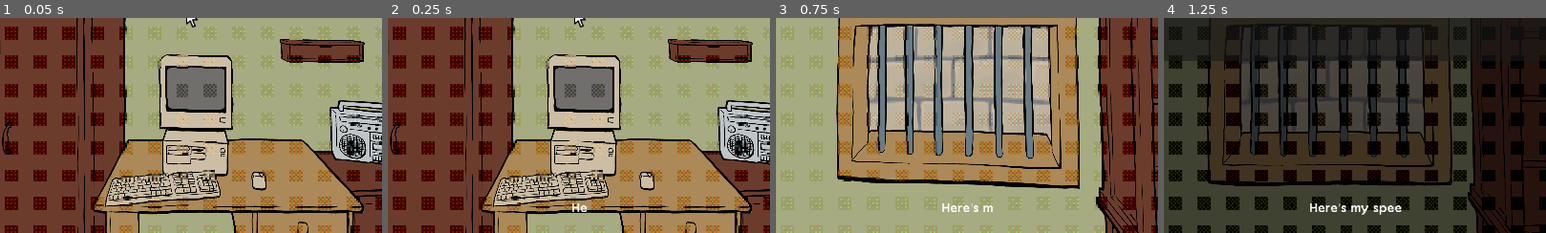
Above: before the commit, frames 1-4 (left to right).
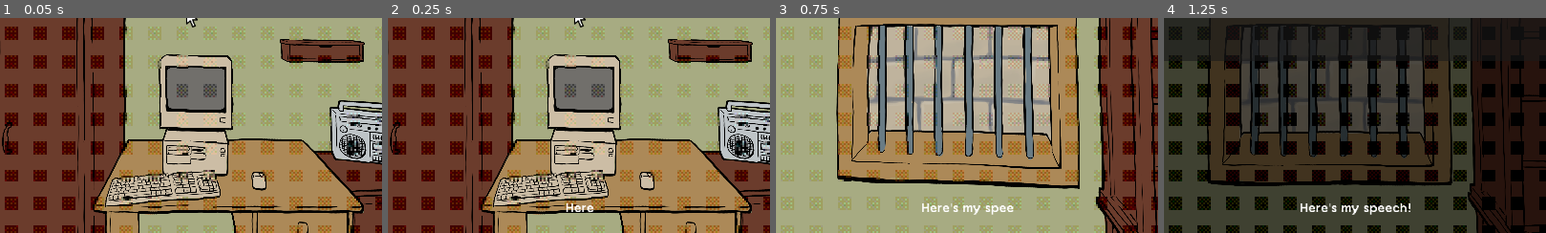
Above: after the commit, the same moments.

Repository: K0MaR1K/GWJ77
Game: Godot game, scene res://room/room_scene.tscn
Two runs of this game, one before a commit and one after it. Both use one fixed random seed, a clock stepped at 60 frames per second and the inputs below.
Inputs (mouse positions are % of the whole screen's width and height, from its top left):
- Up to frame 1 (0.05 s): no input
- Up to frame 2 (0.25 s): no input
- Up to frame 3 (0.75 s): tap Enter (ui_accept) at 0.5 s; move the mouse to (72, 45) at 0.52 s; hold D (right) from 0.53 s (still down); hold Right mouse button (back) from 0.53 s (still down)
- Up to frame 4 (1.25 s): keep holding D (right); keep holding Right mouse button (back); tap Enter (ui_accept) at 0.77, 1.07 s; click (72, 45) at 0.8 s
The pictures show only the part of the screen within x 25-75%, y 50-100%; the shares and areas given below are measured in that part.

Frame 1 is identical in both runs. In frame 2, 0.2% of the frame differs, in the area x 46-54%, y 86-91%; in frame 3, 0.5%; in frame 4, 0.7%, in the area x 35-65%, y 86-92%.

Commit message:
add inventory item interaction

Diff:
--- a/arcade_game/arcade_scene.gd
+++ b/arcade_game/arcade_scene.gd
@@ -9,7 +9,8 @@
 
 func _ready() -> void:
 	if PhaseManager.is_game_phase():
-		change_tileset()
+		pass
+		#change_tileset()
 
 	if Global.player_spawn_position == $Level1.global_position:
 		set_enemy_count.call_deferred($EnemyHolder.enemy_count)
@@ -26,11 +27,6 @@
 	else:
 		TILESET.set_source_id(tileset, 0)
 		current_tileset = tileset
-
-func _input(event: InputEvent) -> void:
-	if event.is_action_pressed("ui_accept"):
-		return
-		change_tileset()
 
 func set_enemy_count(enemy_count: int):
 	%EnemiesLeft.text = "enemies left: " + str(enemy_count)
--- a/arcade_game/characters/character.gd
+++ b/arcade_game/characters/character.gd
@@ -21,12 +21,13 @@
 	$Torso.hide()
 	$DeathSprite.show()
 
-	for i in range(3):
-		var sprite := Sprite2D.new()
-		get_node("/root/MainScene/SubViewport/ArcadeScene").add_child(sprite)
-		sprite.texture = BLOOD_SPATTER
-		sprite.z_index = i % 2
-		sprite.global_position = global_position + knockback * randf_range(8, 16) + knockback.rotated(PI/2) * randf_range(-5, 5)
+	if PhaseManager.human_enemy:
+		for i in range(3):
+			var sprite := Sprite2D.new()
+			get_node("/root/MainScene/SubViewport/ArcadeScene").add_child(sprite)
+			sprite.texture = BLOOD_SPATTER
+			sprite.z_index = i % 2
+			sprite.global_position = global_position + knockback * randf_range(8, 16) + knockback.rotated(PI/2) * randf_range(-5, 5)
 
 	dead = true
 	set_process(false)
--- a/globals/global.gd
+++ b/globals/global.gd
@@ -6,6 +6,8 @@
 var player_spawn_position: Vector2 = level1_spawn_position
 
 @onready var inventory: ItemList = $CanvasLayer/Inventory
+
+var _requested_item: Request = null
 
 func reset_spawn_position():
 	player_spawn_position = level1_spawn_position
@@ -19,8 +21,17 @@
 	inventory.add_item(item.name, item.picture)
 
 
+func request_item(item: Item, node: Node):
+	_requested_item = Request.new(item, node)
+	show_inventory()
+
 func show_inventory():
 	inventory.show()
+
+func hide_inventory():
+	_requested_item = null
+	inventory.hide()
+
 
 func _input(event: InputEvent) -> void:
 	if PhaseManager.is_room_phase():
@@ -28,4 +39,24 @@
 			show_inventory()
 
 		if event.is_action_pressed("back"):
-			inventory.hide()
+			hide_inventory()
+
+func _on_inventory_item_selected(index: int) -> void:
+	if not _requested_item:
+		pass
+	elif inventory.get_item_text(index) == _requested_item.item.name:
+		if _requested_item.node.has_method("send_item"):
+			_requested_item.node.send_item(_requested_item.item)
+	else:
+		print("Can't use this item here")
+
+	hide_inventory()
+
+
+class Request:
+	var item: Item
+	var node: Node
+
+	func _init(i: Item, n: Node) -> void:
+		item = i
+		node = n
--- a/globals/global.tscn
+++ b/globals/global.tscn
@@ -29,3 +29,5 @@
 fixed_icon_size = Vector2i(100, 100)
 item_0/text = "Description"
 item_0/icon = ExtResource("2_ou674")
+
+[connection signal="item_selected" from="CanvasLayer/Inventory" to="." method="_on_inventory_item_selected"]
--- a/globals/global_speech.gd
+++ b/globals/global_speech.gd
@@ -1,20 +1,40 @@
 extends CanvasLayer
 
+var useless_item_dialogue := ["I can't use this here.", "No.", "..."]
+var mother_calling_dialogue := ["Mother is calling me.", "I should answer the door.", ""]
+var visible_characters := 0
+var spoken : String
+
+
 @onready var dialogue: RichTextLabel = $Dialogue
-var visible_characters := 0
+
 
 func _input(event: InputEvent) -> void:
 	if event.is_action_pressed("restart"):
-		speak("AAAAAMOGUNS")
+		mother_speak("AAAAAMOGUNS")
 
 func _process(_delta: float) -> void:
 	if visible_characters != dialogue.visible_characters:
 		visible_characters = dialogue.visible_characters
 		$AudioStreamPlayer.play()
 
-	if Engine.get_process_frames() % 5 == 0:
+	if Engine.get_process_frames() % 3 == 0:
 		dialogue.visible_characters += 1
 
-func speak(text: String):
+func speak(text: String, force: bool = false):
+	if spoken != text or force:
+		dialogue.modulate = Color.WHITE
+		dialogue.text = "[center]" + text
+		dialogue.visible_characters = 0
+		spoken = text
+
+func mother_speak(text: String):
+	dialogue.modulate = Color.ORANGE_RED
 	dialogue.text = "[center]" + text
 	dialogue.visible_characters = 0
+
+func mother_at_door():
+	speak(mother_calling_dialogue.pick_random())
+
+func useless_item():
+	speak(useless_item_dialogue.pick_random())
--- a/globals/phase_manager.gd
+++ b/globals/phase_manager.gd
@@ -1,6 +1,6 @@
 extends Node
 
-enum Phase {INTRO, ROOM1, ROOM2, GAME2, ROOM3, GAME3}
+enum Phase {INTRO, ROOM1_1, ROOM1_2, ROOM1_3, GAME2, ROOM2_1, GAME3}
 enum LDJ {HAPPY, SAD, MYSTERIOUS}
 
 var current_phase : Phase
@@ -22,35 +22,21 @@
 var human_enemy := false
 
 func _ready() -> void:
-	change_phase(Phase.ROOM1)
+	change_phase(Phase.ROOM1_1)
 
 func next_phase():
 	change_phase(current_phase + 1)
 
 func is_room_phase():
-	return current_phase in [Phase.ROOM1, Phase.ROOM2, Phase.ROOM3,]
+	return current_phase in [Phase.ROOM1_1, Phase.ROOM1_2, Phase.ROOM1_3,]
 
 func is_game_phase():
 	return current_phase in [Phase.GAME2, Phase.GAME3]
 
-func change_phase(next_phase: Phase):
-	current_phase = next_phase
+func change_phase(next: Phase):
+	current_phase = next
 	print(current_phase)
-	#
-	## game logic
-	#can_leave_computer = current_phase in [Phase.ROOM1, ]
-	#can_play_game = current_phase in [Phase.INTRO, Phase.ROOM2]
-	#loading_jingle = LDJ.HAPPY
-	#mother_at_door = false
-#
-	## objects spawning
-	#plate = false
-	#fork_drawer = false
-#
-	## levels
-	#level2 = false
-	#level3 = false
-	#
+
 	match current_phase:
 		Phase.INTRO:
 			get_tree().change_scene_to_file.call_deferred("res://ui/desktop/main_menu.tscn")
@@ -62,14 +48,14 @@
 			level3 = false
 			human_enemy = false
 			loading_jingle = LDJ.HAPPY
-		Phase.ROOM1:
+		Phase.ROOM1_1:
 			get_tree().change_scene_to_file.call_deferred("res://room/room_scene.tscn")
 			computer_on = false
 			can_leave_computer = true
 			can_play_game = false
 			fork_drawer = true
 			mother_at_door = true
-		Phase.ROOM2:
+		Phase.ROOM1_2:
 			plate = true
 			can_leave_computer = true
 			can_play_game = true
--- /dev/null
+++ b/room/food_stew.gd
@@ -0,0 +1,15 @@
+extends StaticBody3D
+
+const FORK = preload("res://resources/fork/fork.tres")
+
+
+@onready var object_handler: Node3D = $".."
+
+
+func _on_input_event(_camera: Node, event: InputEvent, _event_position: Vector3, _normal: Vector3, _shape_idx: int) -> void:
+	if event.is_action("shoot") and not object_handler.close_up:
+		Global.request_item(FORK, self)
+
+func send_item(item: Item):
+	if item == FORK:
+		PhaseManager.next_phase()
--- a/room/object_handler.gd
+++ b/room/object_handler.gd
@@ -41,28 +41,34 @@
 
 func _on_computer_input_event(_camera: Node, event: InputEvent, _event_position: Vector3, _normal: Vector3, _shape_idx: int) -> void:
 	if event.is_action("shoot") and not close_up:
-		if PhaseManager.can_play_game:
-			PhaseManager.next_phase()
+		if PhaseManager.mother_at_door:
+			GlobalSpeech.mother_at_door()
 		else:
-			get_tree().change_scene_to_file.call_deferred("res://ui/desktop/main_menu.tscn")
+			if PhaseManager.can_play_game:
+				PhaseManager.next_phase()
+			else:
+				get_tree().change_scene_to_file.call_deferred("res://ui/desktop/main_menu.tscn")
 
 
 func _on_drawer_input_event(_camera: Node, event: InputEvent, _event_position: Vector3, _normal: Vector3, _shape_idx: int) -> void:
 	if event.is_action("shoot") and not close_up:
-		$"../CanvasLayer/CloseUps/SubViewport/Drawer".show()
-		set_mouse_input(true)
+		if PhaseManager.mother_at_door:
+			GlobalSpeech.mother_at_door()
+		else:
+			$"../CanvasLayer/CloseUps/SubViewport/Drawer".show()
+			set_mouse_input(true)
 
 
 func _on_fork_input_event(event: InputEvent) -> void:
 	if event.is_action("shoot") and close_up:
-		PhaseManager.fork_drawer = false
-		update_items.emit()
-		Global.add_to_inventory(preload("res://resources/fork/fork.tres"))
+		if PhaseManager.mother_at_door:
+			GlobalSpeech.mother_at_door()
+		else:
+			PhaseManager.fork_drawer = false
+			update_items.emit()
+			Global.add_to_inventory(preload("res://resources/fork/fork.tres"))
 
 
-func _on_food_stew_input_event(_camera: Node, event: InputEvent, _event_position: Vector3, _normal: Vector3, _shape_idx: int) -> void:
-	if event.is_action("shoot") and not close_up:
-		Global.show_inventory()
 
 
 func _on_boombox_input_event(_camera: Node, event: InputEvent, _event_position: Vector3, _normal: Vector3, _shape_idx: int) -> void:
--- a/room/room_scene.tscn
+++ b/room/room_scene.tscn
@@ -1,10 +1,11 @@
-[gd_scene load_steps=31 format=3 uid="uid://dxii2akm3hgtv"]
+[gd_scene load_steps=32 format=3 uid="uid://dxii2akm3hgtv"]
 
 [ext_resource type="Script" path="res://room/object_spawner.gd" id="1_6qrsc"]
 [ext_resource type="Shader" path="res://shaders/dither_screen.gdshader" id="1_edsf6"]
 [ext_resource type="Texture2D" uid="uid://cniea1u7vuasg" path="res://room/room_01.png" id="1_f3an5"]
 [ext_resource type="Script" path="res://room/camera_3d.gd" id="3_qfd25"]
 [ext_resource type="Texture2D" uid="uid://d0qsvlxj7kdhu" path="res://room/objects/open_drawer.jpg" id="4_1avi3"]
+[ext_resource type="Script" path="res://room/food_stew.gd" id="4_t6cm6"]
 [ext_resource type="Script" path="res://room/object_handler.gd" id="5_f00bv"]
 [ext_resource type="Texture2D" uid="uid://bxa6wwuddb31b" path="res://resources/fork/fork.png" id="5_poctp"]
 [ext_resource type="PackedScene" uid="uid://bvfo0gqker8uq" path="res://ui/cursor/pointer.tscn" id="5_ue8wk"]
@@ -150,6 +151,7 @@
 
 [node name="FoodStew" type="StaticBody3D" parent="ObjectHandler"]
 transform = Transform3D(1, 0, 0, 0, 1, 0, 0, 0, 1, 6.23147, -4.24503, 2.73757)
+script = ExtResource("4_t6cm6")
 
 [node name="food_stew2" parent="ObjectHandler/FoodStew" instance=ExtResource("10_oqlib")]
 
@@ -328,7 +330,7 @@
 [connection signal="update_items" from="ObjectHandler" to="." method="update"]
 [connection signal="input_event" from="ObjectHandler/Computer" to="ObjectHandler" method="_on_computer_input_event"]
 [connection signal="input_event" from="ObjectHandler/Drawer" to="ObjectHandler" method="_on_drawer_input_event"]
-[connection signal="input_event" from="ObjectHandler/FoodStew" to="ObjectHandler" method="_on_food_stew_input_event"]
+[connection signal="input_event" from="ObjectHandler/FoodStew" to="ObjectHandler/FoodStew" method="_on_input_event"]
 [connection signal="input_event" from="ObjectHandler/Boombox" to="ObjectHandler" method="_on_boombox_input_event"]
 [connection signal="input_event" from="ObjectHandler/Door" to="ObjectHandler" method="_on_door_input_event"]
 [connection signal="gui_input" from="CanvasLayer/CloseUps/SubViewport/Drawer/Fork" to="ObjectHandler" method="_on_fork_input_event"]
--- a/ui/desktop/loading_screen.tscn
+++ b/ui/desktop/loading_screen.tscn
@@ -29,19 +29,7 @@
 "times": PackedFloat32Array(0),
 "transitions": PackedFloat32Array(1),
 "update": 1,
-"values": [true]
-}
-tracks/2/type = "value"
-tracks/2/imported = false
-tracks/2/enabled = false
-tracks/2/path = NodePath("BlackBackground:anchor_bottom")
-tracks/2/interp = 1
-tracks/2/loop_wrap = true
-tracks/2/keys = {
-"times": PackedFloat32Array(0),
-"transitions": PackedFloat32Array(1),
-"update": 0,
-"values": [1.0]
+"values": [false]
 }
 
 [sub_resource type="Animation" id="Animation_esntq"]
@@ -200,6 +188,7 @@
 layout_mode = 1
 anchors_preset = -1
 anchor_right = 1.0
+anchor_bottom = 1.0
 grow_horizontal = 2
 grow_vertical = 2
 color = Color(0.00908001, 0.0032, 0.02, 1)
@@ -225,6 +214,7 @@
 [node name="Underscore" type="Label" parent="Control"]
 layout_mode = 1
 anchors_preset = -1
+anchor_top = 0.079
 anchor_bottom = 0.079
 offset_right = 6.0
 offset_bottom = 12.0
@@ -241,13 +231,13 @@
 offset_bottom = 102.0
 theme_override_fonts/font = ExtResource("2_p3pv5")
 theme_override_font_sizes/font_size = 7
-text = "This driver is provided by Miis Technology, Inc..
+text = "This driver is provided by Voyag Technology, Inc..
 OTI-94Y JOLLY CD-ROM device driver, Rev D94YV691
-(C)Copyright Miis Technology Inc. 1991-1992
+(C)Copyright Voyag Technology Inc. 1991-1992
   Device Name       :   MISCD0303
   Transfer Mode     :   Programmed I/O
   Number of drives  :   1
-
+  Hard drive memory :   35.737 MB
 "
 
 [node name="Prepare" type="Label" parent="Control"]
--- a/ui/desktop/main_menu.tscn
+++ b/ui/desktop/main_menu.tscn
@@ -26,7 +26,7 @@
 texture = ExtResource("3_fgaae")
 hframes = 50
 vframes = 10
-frame = 356
+frame = 395
 script = ExtResource("4_lk6ov")
 
 [node name="Darken" type="ColorRect" parent="SubViewport/CanvasLayer" index="2"]
--- a/ui/desktop/planet.gd
+++ b/ui/desktop/planet.gd
@@ -2,6 +2,6 @@
 
 extends Sprite2D
 
-func _process(delta: float) -> void:
+func _process(_delta: float) -> void:
 	if Engine.get_process_frames() % 10 == 0:
 		frame = (frame + 1) % (hframes * vframes)
